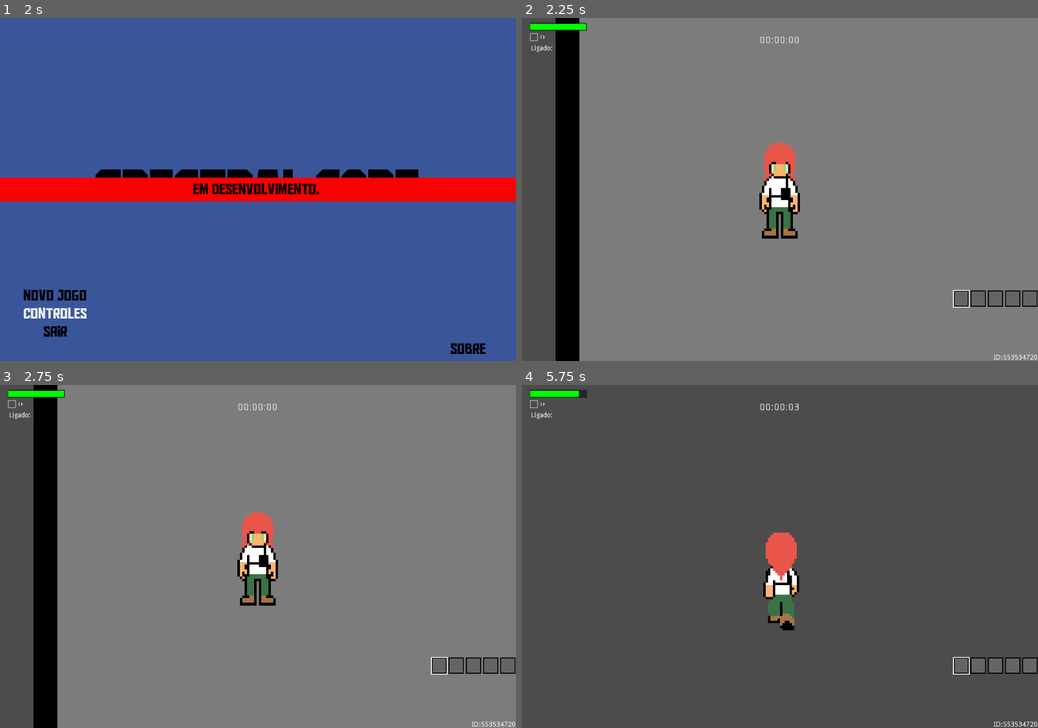
Above: before the commit, frames 1-4 (two rows, left to right).
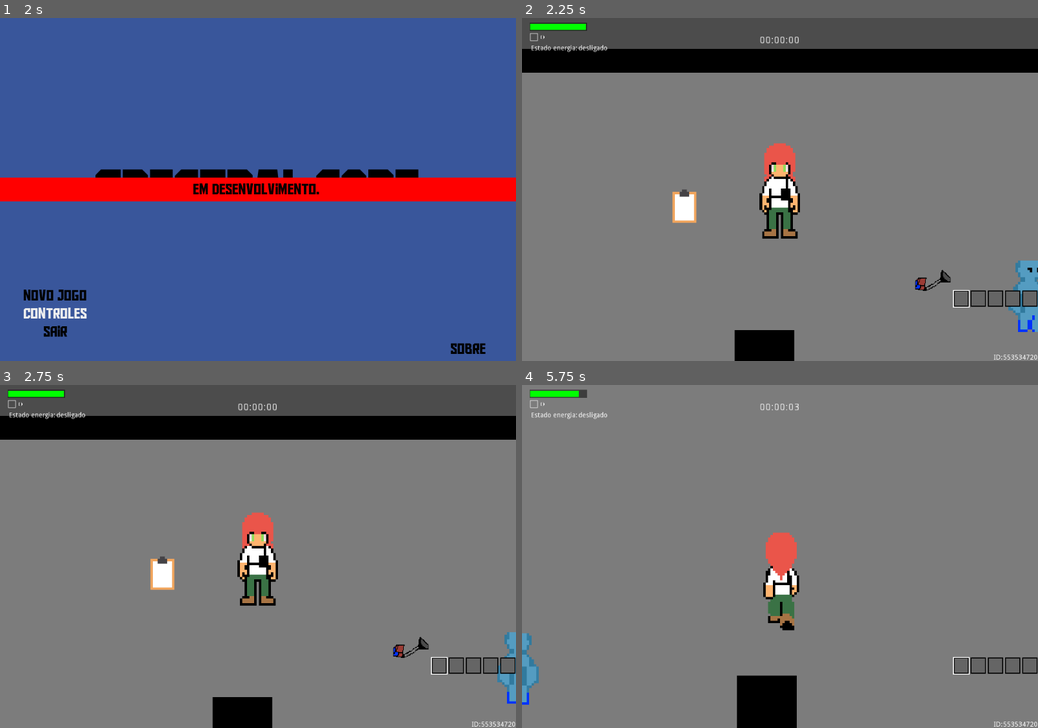
Above: after the commit, the same moments.

Repository: pauloeduardo145/Spectral-Core
Game: Godot game, scene res://Scenes/Menu.tscn
Same seed, same stepped clock (60 frames per second), same inputs: the game is played once before the commit and once after it.
Inputs (mouse positions are in pixels of both pictures, inside the frame that each line leads up to):
- Up to frame 1 (2 s): click "Sobre" at 0.5 s; click "Controles" at 1.25 s
- Up to frame 2 (2.25 s): click "Novo Jogo" at 2 s
- Up to frame 3 (2.75 s): no input
- Up to frame 4 (5.75 s): tap Enter at 2.75 s; move the mouse to (893, 539) at 2.77 s; hold Right (ui_right) 2.78-3.53 s; tap B (Bejar) at 2.85, 4.55, 5.1 s; click (893, 539) at 2.92 s; tap F (f) at 3.05, 3.6, 5.3 s; move the mouse to (676, 573) at 3.52 s; hold Down (ui_down) 3.53-4.28 s; click (676, 573) at 3.67 s; tap E (Abrir_prancheta, bound only after the commit) at 3.8, 4.35 s; move the mouse to (831, 481) at 4.27 s; hold Right (ui_right) 4.28-5.03 s; click (831, 481) at 4.42 s; move the mouse to (754, 625) at 5.02 s; hold Up (ui_up) from 5.03 s (still down); click (754, 625) at 5.17 s

Frame 1 is identical in both runs. In frame 2, 27% of the frame differs, in the area x 0-100%, y 0-100%; in frame 3, 26%; in frame 4, 97%.

Commit message:
feat: prancheta coletável, tela da prancheta e some depois de coletada fix: salvar e carregar tem_prancheta no Global

Diff:
--- a/Scenes/HUD.tscn
+++ b/Scenes/HUD.tscn
@@ -1,9 +1,10 @@
-[gd_scene load_steps=8 format=2]
+[gd_scene load_steps=9 format=2]
 
 [ext_resource path="res://Scripts/HUD.gd" type="Script" id=1]
 [ext_resource path="res://Fonts/Rosehot.ttf" type="DynamicFontData" id=2]
 [ext_resource path="res://Scripts/F_numero.gd" type="Script" id=3]
 [ext_resource path="res://Scripts/Fade.gd" type="Script" id=4]
+[ext_resource path="res://Scenes/Prancheta.tscn" type="PackedScene" id=5]
 [ext_resource path="res://Assets/inventario_fundo.png" type="Texture" id=7]
 [ext_resource path="res://Assets/Highlight.png" type="Texture" id=8]
 
@@ -232,9 +233,12 @@
 margin_top = 57.0
 margin_right = 59.0
 margin_bottom = 71.0
-text = "Ligado:"
+text = "Estado energia: "
 
 [node name="Label" type="Label" parent="Ligado"]
-margin_left = 44.0
-margin_right = 84.0
+margin_left = 99.0
+margin_right = 139.0
 margin_bottom = 14.0
+
+[node name="Prancheta" parent="." instance=ExtResource( 5 )]
+visible = false
--- a/Scenes/Main.tscn
+++ b/Scenes/Main.tscn
@@ -12,6 +12,8 @@
 [ext_resource path="res://Scripts/Salas.gd" type="Script" id=10]
 [ext_resource path="res://Scenes/Salas/SalaSul.tscn" type="PackedScene" id=11]
 [ext_resource path="res://Assets/Ferramentas/Chave de fenda.png" type="Texture" id=12]
+[ext_resource path="res://Assets/PranchetaSprite.png" type="Texture" id=13]
+[ext_resource path="res://Scripts/PranchetaSprite.gd" type="Script" id=14]
 
 [sub_resource type="RectangleShape2D" id=6]
 extents = Vector2( 20, 14.5 )
@@ -30,6 +32,8 @@
 
 [sub_resource type="RectangleShape2D" id=2]
 extents = Vector2( 160, 160 )
+
+[sub_resource type="RectangleShape2D" id=10]
 
 [sub_resource type="RectangleShape2D" id=3]
 
@@ -314,7 +318,7 @@
 visible = false
 
 [node name="Spawn" type="Position2D" parent="."]
-position = Vector2( 487, 90 )
+position = Vector2( 561, 271 )
 
 [node name="Area_spawn_salas" type="Node" parent="."]
 
@@ -363,6 +367,16 @@
 position = Vector2( 142, 371 )
 shape = SubResource( 2 )
 disabled = true
+
+[node name="Prancheta" type="Area2D" parent="."]
+position = Vector2( 521, 278 )
+script = ExtResource( 14 )
+
+[node name="Sprite" type="Sprite" parent="Prancheta"]
+texture = ExtResource( 13 )
+
+[node name="CollisionShape2D" type="CollisionShape2D" parent="Prancheta"]
+shape = SubResource( 10 )
 
 [node name="Itens" type="Node" parent="."]
 
--- a/Scenes/Menu.tscn
+++ b/Scenes/Menu.tscn
@@ -51,15 +51,15 @@
 margin_right = 216.0
 margin_bottom = -6.0
 
-[node name="NewGame" parent="ButtonsContainer" instance=ExtResource( 1 )]
+[node name="Continue" parent="ButtonsContainer" instance=ExtResource( 1 )]
 margin_right = 200.0
 margin_bottom = 34.0
+text = "Continuar"
 
-[node name="Continue" parent="ButtonsContainer" instance=ExtResource( 1 )]
+[node name="NewGame" parent="ButtonsContainer" instance=ExtResource( 1 )]
 margin_top = 38.0
 margin_right = 200.0
 margin_bottom = 72.0
-text = "Continuar"
 
 [node name="Controls" parent="ButtonsContainer" instance=ExtResource( 1 )]
 margin_top = 76.0
--- /dev/null
+++ b/Scenes/Prancheta.tscn
@@ -0,0 +1,124 @@
+[gd_scene load_steps=8 format=2]
+
+[ext_resource path="res://Assets/prancheta/prancheta.png" type="Texture" id=1]
+[ext_resource path="res://Assets/prancheta/papel.png" type="Texture" id=2]
+[ext_resource path="res://Assets/prancheta/Clip.png" type="Texture" id=3]
+[ext_resource path="res://Fonts/Inlanders Demo.otf" type="DynamicFontData" id=4]
+[ext_resource path="res://Scripts/Prancheta.gd" type="Script" id=5]
+
+[sub_resource type="DynamicFont" id=1]
+size = 22
+font_data = ExtResource( 4 )
+
+[sub_resource type="DynamicFont" id=2]
+size = 20
+font_data = ExtResource( 4 )
+
+[node name="Esc" type="CanvasLayer"]
+script = ExtResource( 5 )
+
+[node name="Control" type="Control" parent="."]
+anchor_right = 1.0
+anchor_bottom = 1.0
+
+[node name="Fundo_Prancheta" type="TextureRect" parent="Control"]
+anchor_left = 0.5
+anchor_top = 0.5
+anchor_right = 0.5
+anchor_bottom = 0.5
+margin_left = -250.0
+margin_top = -325.0
+margin_right = 250.0
+margin_bottom = 325.0
+mouse_filter = 2
+texture = ExtResource( 1 )
+
+[node name="Fundo_Papel" type="TextureRect" parent="Control"]
+anchor_left = 0.5
+anchor_top = 0.5
+anchor_right = 0.5
+anchor_bottom = 0.5
+margin_left = -250.0
+margin_top = -325.0
+margin_right = 250.0
+margin_bottom = 325.0
+mouse_filter = 2
+texture = ExtResource( 2 )
+
+[node name="VBoxContainer" type="VBoxContainer" parent="Control"]
+anchor_left = 0.5
+anchor_top = 0.271
+anchor_right = 0.5
+anchor_bottom = 0.271
+margin_left = -122.0
+margin_top = -19.12
+margin_right = 123.0
+margin_bottom = 98.88
+
+[node name="Label_Titulo_Principal" type="Label" parent="Control/VBoxContainer"]
+margin_right = 245.0
+margin_bottom = 24.0
+custom_colors/font_color = Color( 0, 0, 0, 1 )
+custom_fonts/font = SubResource( 1 )
+text = "Primeiro"
+
+[node name="VBoxContainer_TarefasPrincipais" type="VBoxContainer" parent="Control/VBoxContainer"]
+margin_top = 28.0
+margin_right = 245.0
+margin_bottom = 28.0
+
+[node name="Control_Espacamento" type="Control" parent="Control/VBoxContainer"]
+margin_top = 32.0
+margin_right = 245.0
+margin_bottom = 57.0
+rect_min_size = Vector2( 0, 25 )
+
+[node name="Label_Titulo_Secundario" type="Label" parent="Control/VBoxContainer"]
+margin_top = 61.0
+margin_right = 245.0
+margin_bottom = 83.0
+custom_colors/font_color = Color( 0, 0, 0, 1 )
+custom_fonts/font = SubResource( 2 )
+text = "Segundo"
+
+[node name="VBoxContainer_TarefasSecundarias" type="VBoxContainer" parent="Control/VBoxContainer"]
+margin_top = 87.0
+margin_right = 245.0
+margin_bottom = 119.0
+
+[node name="HBox_Tarefa" type="HBoxContainer" parent="Control/VBoxContainer/VBoxContainer_TarefasSecundarias"]
+margin_right = 245.0
+margin_bottom = 14.0
+
+[node name="TextureRect" type="TextureRect" parent="Control/VBoxContainer/VBoxContainer_TarefasSecundarias/HBox_Tarefa"]
+margin_bottom = 14.0
+
+[node name="Label" type="Label" parent="Control/VBoxContainer/VBoxContainer_TarefasSecundarias/HBox_Tarefa"]
+margin_left = 4.0
+margin_right = 4.0
+margin_bottom = 14.0
+
+[node name="HBox_Tarefa2" type="HBoxContainer" parent="Control/VBoxContainer/VBoxContainer_TarefasSecundarias"]
+margin_top = 18.0
+margin_right = 245.0
+margin_bottom = 32.0
+
+[node name="TextureRect" type="TextureRect" parent="Control/VBoxContainer/VBoxContainer_TarefasSecundarias/HBox_Tarefa2"]
+margin_bottom = 14.0
+
+[node name="Label" type="Label" parent="Control/VBoxContainer/VBoxContainer_TarefasSecundarias/HBox_Tarefa2"]
+margin_left = 4.0
+margin_right = 4.0
+margin_bottom = 14.0
+
+[node name="Clipe" type="TextureRect" parent="Control"]
+anchor_left = 0.5
+anchor_top = 0.179
+anchor_right = 0.5
+anchor_bottom = 0.18
+margin_left = -119.0
+margin_top = -40.88
+margin_right = 123.0
+margin_bottom = 43.4
+mouse_filter = 2
+texture = ExtResource( 3 )
--- a/Scripts/Fantasma.gd
+++ b/Scripts/Fantasma.gd
@@ -23,8 +23,8 @@
 var tempo_flash := 0.0
 var item_carregado = null      # item que o fantasma carrega (null = nenhum)
 
-const ITENS_POSSIVEIS = ["Chave de fenda", "Chave Universal"]
-const CHANCE_CARREGAR_ITEM = 0.5   # chance de um fantasma nascer carregando item
+const ITENS_POSSIVEIS = ["Chave Universal"]
+const CHANCE_CARREGAR_ITEM = 0.1   # chance de um fantasma nascer carregando item
 
 const VELOCIDADE_ALIADO = 120
 const DISTANCIA_SEGUIR = 60.0      # o aliado para de andar quando chega perto
@@ -221,5 +221,4 @@
 func entregar_item():
 	# Se o inventário estiver cheio, continua carregando e tenta de novo depois
 	if InventarioManager.adicionar_item(item_carregado):
-		print("Aliado entregou: ", item_carregado)
 		item_carregado = null
--- a/Scripts/Global.gd
+++ b/Scripts/Global.gd
@@ -8,6 +8,8 @@
 var caminho_save = "user://save_game.dat"
 var caminho_save_aliados = "user://save_aliados.dat"   # aliados + itens que carregam
 var fantasmas_eliminados = 0
+
+var tem_prancheta := false
 
 func _ready():
 	pass
@@ -33,6 +35,7 @@
 			"jogador_id": jogador_id,
 			"player_pos": player_pos,
 			"fantasmas_eliminados": fantasmas_eliminados,
+			"prancheta": tem_prancheta,
 			"vida_atual": vida_script.vida_atual,
 			"vida_visual": vida_script.vida_visual,
 			"energia_atual": EnergiaManeger.energia_atual,
@@ -94,6 +97,8 @@
 	vida_script.vida_atual = dados.get("vida_atual", vida_script.vida_maxima)
 	vida_script.vida_visual = dados.get("vida_visual", vida_script.vida_atual)
 	EnergiaManeger.energia_atual = dados.get("energia_atual", EnergiaManeger.energia_min)
+	EnergiaManeger.ligado = EnergiaManeger.energia_atual > EnergiaManeger.energia_min
+	tem_prancheta = dados.get("prancheta", false)
 
 	var slots = dados.get("slots", null)
 	if typeof(slots) == TYPE_ARRAY and slots.size() == InventarioManager.slots.size():
@@ -121,8 +126,10 @@
 	vida_script.vida_visual = vida_script.vida_maxima
 	vida_script.morto = false
 	EnergiaManeger.energia_atual = EnergiaManeger.energia_min
+	EnergiaManeger.ligado = false
 	InventarioManager.slots = [null, null, null, null, null]
 	InventarioManager.slot_selecionado = 0
+	tem_prancheta = false
 
 	var dir = Directory.new()
 	if dir.file_exists(caminho_save):
--- a/Scripts/HUD.gd
+++ b/Scripts/HUD.gd
@@ -2,6 +2,7 @@
 
 onready var label = $Label
 onready var ligado = $Ligado/Label
+onready var Prancheta = $Prancheta
 
 onready var slots_ui = [
 	$Control/HBoxContainer/Slot0,
@@ -16,6 +17,7 @@
 var slot_selecionado = 0
 
 func _ready():
+	Prancheta.visible = false
 	visible = false
 	vida_script.vida_bar = $vida/bar
 	vida_script.label_vida = $print
@@ -38,7 +40,9 @@
 	vida_script.limitar_vida()
 
 	if EnergiaManeger.ligado == true:
-		ligado.text = str("1")
+		ligado.text = str("ligado")
+	else:
+		ligado.text = str("desligado")
 
 
 func atualizar_texto():
@@ -85,7 +89,6 @@
 
 func salvar_manual():
 	Global.salvar_jogo()
-	print("Save manual realizado.")
 
 
 func atualizar_ui():
--- a/Scripts/Interface_sala_oeste.gd
+++ b/Scripts/Interface_sala_oeste.gd
@@ -17,12 +17,10 @@
 
 func _on_ligar_pressed():
 	EnergiaManeger.energia_atual = clamp(EnergiaManeger.energia_atual + 1, EnergiaManeger.energia_min, EnergiaManeger.energia_max)
-	print(EnergiaManeger.energia_atual)
 	EnergiaManeger.ligado = EnergiaManeger.energia_atual > EnergiaManeger.energia_min
 	Global.salvar_jogo()
 
 func _on_desligar_pressed():
 	EnergiaManeger.energia_atual = clamp(EnergiaManeger.energia_atual - 1, EnergiaManeger.energia_min, EnergiaManeger.energia_max)
-	print(EnergiaManeger.energia_atual)
 	EnergiaManeger.ligado = EnergiaManeger.energia_atual > EnergiaManeger.energia_min
 	Global.salvar_jogo()
--- a/Scripts/Main.gd
+++ b/Scripts/Main.gd
@@ -100,6 +100,12 @@
 	areas.add_child(area)
 
 func remover_itens_ja_coletados():
+	if Global.tem_prancheta:
+		var prancheta = get_node_or_null("Prancheta")
+
+		if prancheta != null:
+			prancheta.queue_free()
+
 	var itens = get_node_or_null("Itens")
 	if itens == null:
 		return
--- a/Scripts/Monitor.gd
+++ b/Scripts/Monitor.gd
@@ -4,10 +4,6 @@
 onready var ligado = get_node(ligado_path)
 onready var texto = $Root/ForaMonitor/Label
 onready var texto2 = $Root/ForaMonitor/Label2
-
-
-func _ready():
-	print(ligado)
 
 func _process(_delta):
 	texto2.text = str(EnergiaManeger.energia_atual)
--- a/Scripts/Player.gd
+++ b/Scripts/Player.gd
@@ -112,11 +112,9 @@
 			alvo = fantasma
 
 	if alvo == null:
-		print("Nenhum fantasma perto para beijar")
 		return
 
 	if alvo.limite_aliados_atingido():
-		print("Limite de aliados atingido (máx. 3)")
 		return
 
 	if alvo.tentar_aliar():
--- /dev/null
+++ b/Scripts/Prancheta.gd
@@ -0,0 +1,10 @@
+extends CanvasLayer
+
+func _process(_delta):
+
+	if Global.tem_prancheta:
+		usar_prancheta()
+
+func usar_prancheta():
+	if Input.is_action_just_pressed("Abrir_prancheta"):
+		visible = not visible
--- /dev/null
+++ b/Scripts/PranchetaSprite.gd
@@ -0,0 +1,10 @@
+extends Area2D
+
+func _ready():
+	connect("body_entered", self, "_on_body_entered")
+
+func _on_body_entered(body):
+	if body.name == "Player":
+		Global.tem_prancheta = true
+
+		queue_free() # remove o item do mapa
--- a/Scripts/vida_script.gd
+++ b/Scripts/vida_script.gd
@@ -1,5 +1,4 @@
 extends Node
-
 
 var vida_bar = null
 var label_vida = null
@@ -112,6 +111,8 @@
 	morto = true
 	vida_atual = vida_minima
 
+
+
 	yield(get_tree().create_timer(2), "timeout")
 
 	respawn()
--- a/project.godot
+++ b/project.godot
@@ -140,6 +140,11 @@
 "events": [ Object(InputEventKey,"resource_local_to_scene":false,"resource_name":"","device":0,"alt":false,"shift":false,"control":false,"meta":false,"command":false,"pressed":false,"scancode":0,"physical_scancode":53,"unicode":0,"echo":false,"script":null)
  ]
 }
+Abrir_prancheta={
+"deadzone": 0.5,
+"events": [ Object(InputEventKey,"resource_local_to_scene":false,"resource_name":"","device":0,"alt":false,"shift":false,"control":false,"meta":false,"command":false,"pressed":false,"scancode":0,"physical_scancode":69,"unicode":0,"echo":false,"script":null)
+ ]
+}
 
 [layer_names]
 
Binary file added: Assets/PranchetaSprite.png
Not shown, changed: Assets/PranchetaSprite.png.import
Binary file removed: Assets/base moldura.png
Binary file removed: Assets/base monitor.png
Binary file added: Assets/prancheta/Clip.png
Not shown, added: Assets/prancheta/Clip.png.import
Binary file added: Assets/prancheta/papel.png
Not shown, added: Assets/prancheta/papel.png.import
Binary file added: Assets/prancheta/prancheta.png
Not shown, changed: Assets/prancheta/prancheta.png.import
Not shown: 1 places in Scenes/Main.tscn that only renumber resources
